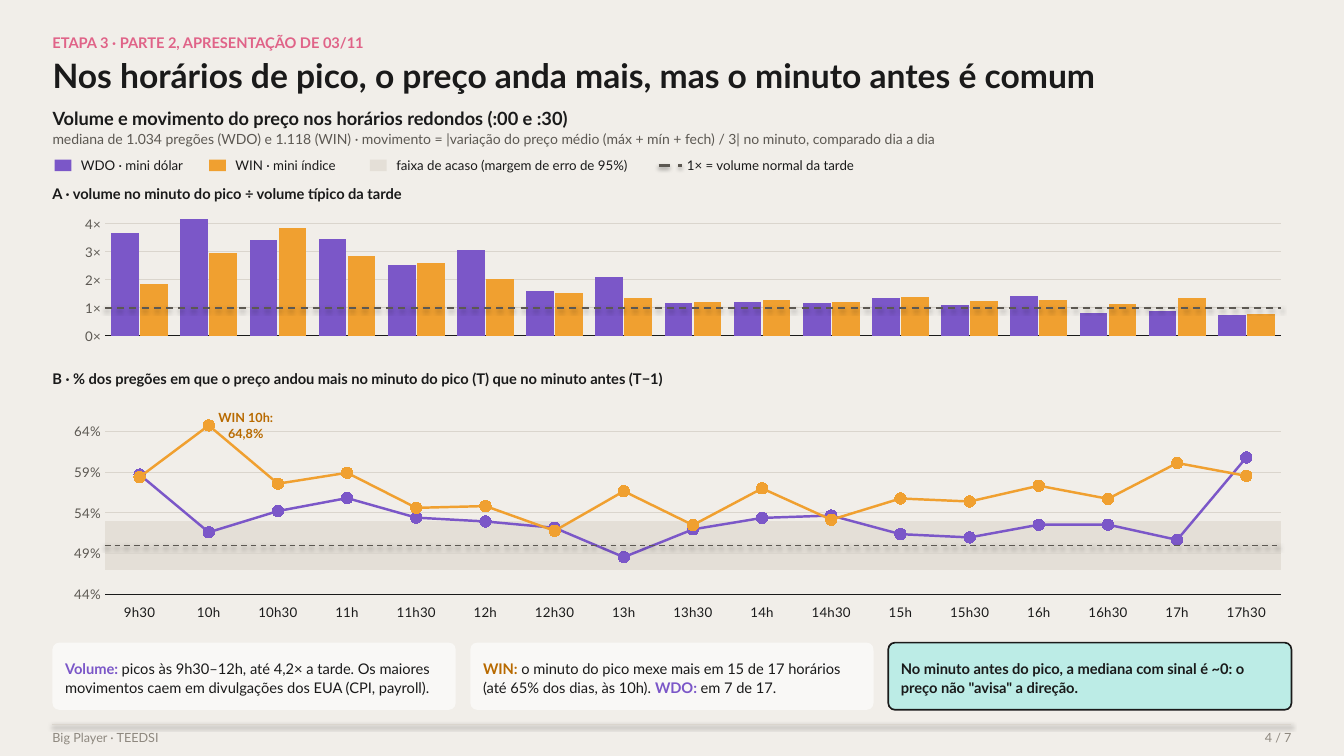
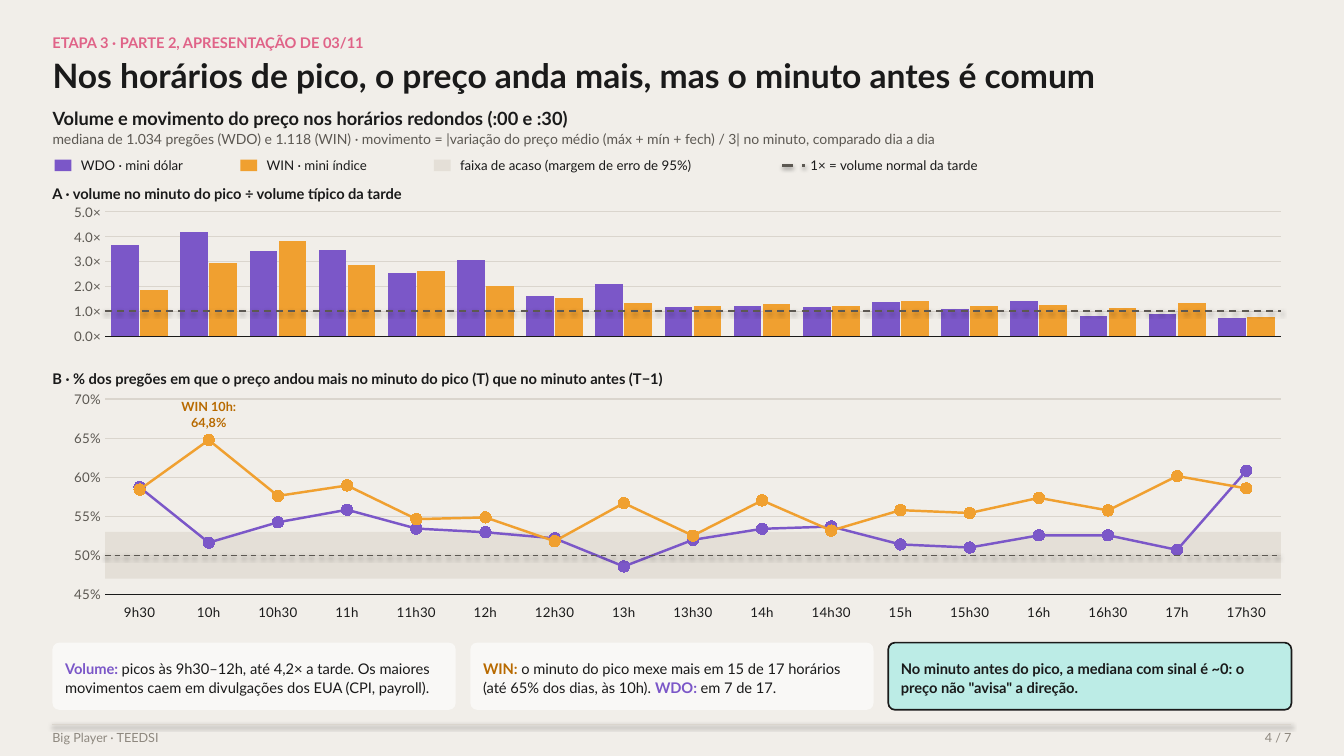
Before and after one commit to icaropereira1/teedsi, a slide deck: slide 4 of bigplayer/docs/apresentacao-final/Big_Player_apresentacao_final.pptx. Drawn at 1344x756 pixels with LibreOffice and Linux fonts; fonts in the diff are those of the drawing. Boxes give left, top, right and bottom in pixels: in the first picture for what was removed or moved away, otherwise in the second. Text is boxed around its words. In the diff, an @@ line names an element or a change of style, - is before the commit and + after.

```diff
--- a/bigplayer/docs/apresentacao-final/Big_Player_apresentacao_final.pptx
+++ b/bigplayer/docs/apresentacao-final/Big_Player_apresentacao_final.pptx
@@ rectangle: place and size @@
-rectangle at box(210, 159, 227, 170)
+rectangle at box(241, 159, 258, 170)
@@ text "WIN · mini índice": place and size @@
-text "WIN · mini índice" at box(235, 160, 335, 170)
+text "WIN · mini índice" at box(267, 160, 367, 170)
@@ rectangle: place and size @@
-rectangle at box(370, 159, 387, 170)
+rectangle at box(434, 159, 451, 170)
@@ text "faixa de acaso (margem de ...": place and size @@
-text "faixa de acaso (margem de ..." at box(396, 160, 628, 173)
+text "faixa de acaso (margem de ..." at box(460, 160, 692, 173)
@@ line moved from (658, 166) - (682, 166) to (782, 166) - (806, 166) @@
@@ text "1× = volume normal da ...": place and size @@
-text "1× = volume normal da ..." at box(687, 160, 854, 170)
+text "1× = volume normal da ..." at box(810, 160, 977, 170)
@@ column chart at box(52, 204, 1292, 361) @@
@@ value axis changed @@
@@ line chart at box(52, 391, 1292, 631) @@
@@ value axis changed @@
@@ rectangle: place and size @@
-rectangle at box(105, 521, 1281, 570)
+rectangle at box(105, 532, 1281, 580)
@@ line moved from (105, 545) - (1281, 545) to (105, 556) - (1281, 556) @@
```
Also in this commit, not shown: 5 other slides changed, 1 other file.
